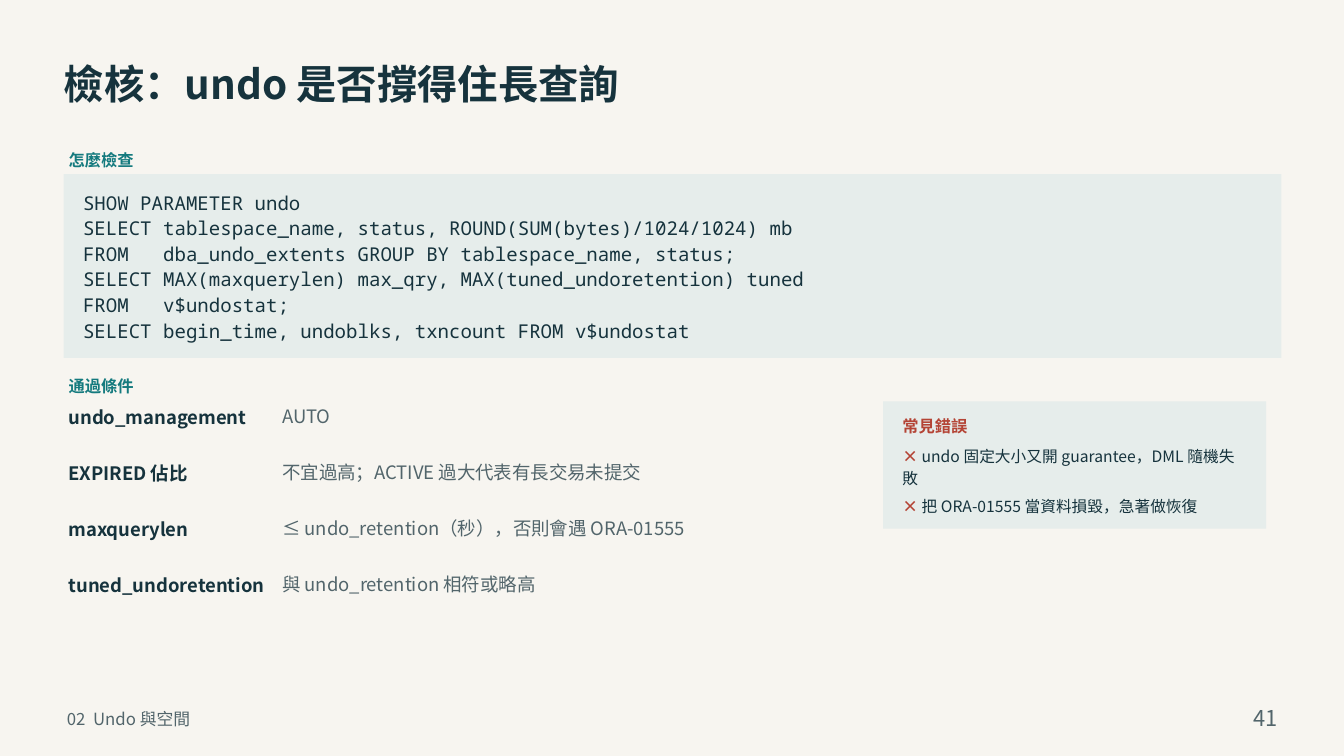
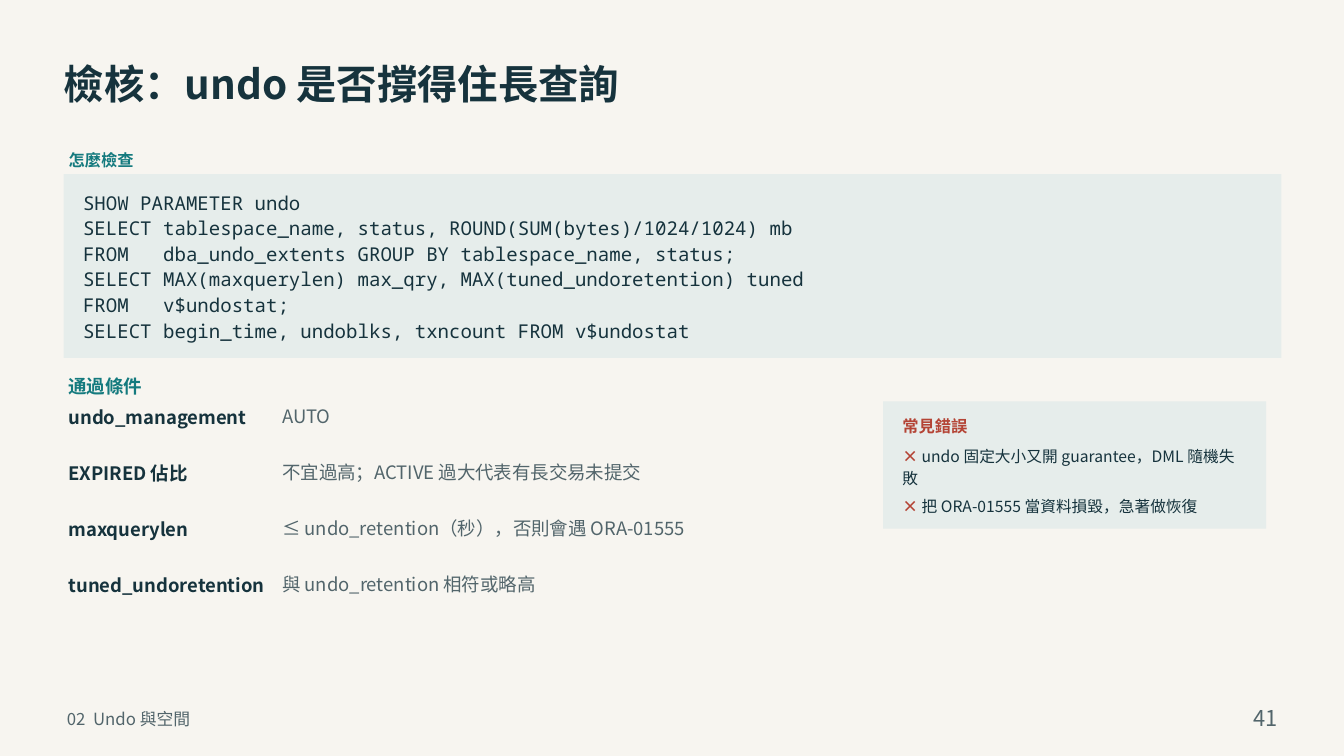
Before and after one commit to YouAreTheBlueSky/Oracle-DBA-Training-Docs, a slide deck: slide 41 of deliver_beginner/02_Oracle_DBA_建置與日常管理.pptx. Drawn at 1344x756 pixels with LibreOffice and Linux fonts; fonts in the diff are those of the drawing. Boxes give left, top, right and bottom in pixels: in the first picture for what was removed or moved away, otherwise in the second. Text is boxed around its words. In the diff, an @@ line names an element or a change of style, - is before the commit and + after.

Commit message:
「通過條件」小標放大為 16.5pt（與內容同字級）
原本小標 14.5、內容 16.5，視覺上標題比內容小。現在小標 16.5 粗體，與說明文字同字級。全部 73 頁檢核頁重新產生。

```diff
--- a/deliver_beginner/02_Oracle_DBA_建置與日常管理.pptx
+++ b/deliver_beginner/02_Oracle_DBA_建置與日常管理.pptx
@@ text "通過條件" at [69, 377, 143, 395]: size 14.5 to 16.5 pt; line spacing 20.6pt to 23.4pt @@
```
Also in this commit, not shown: 13 other slides changed, 16 other files.
